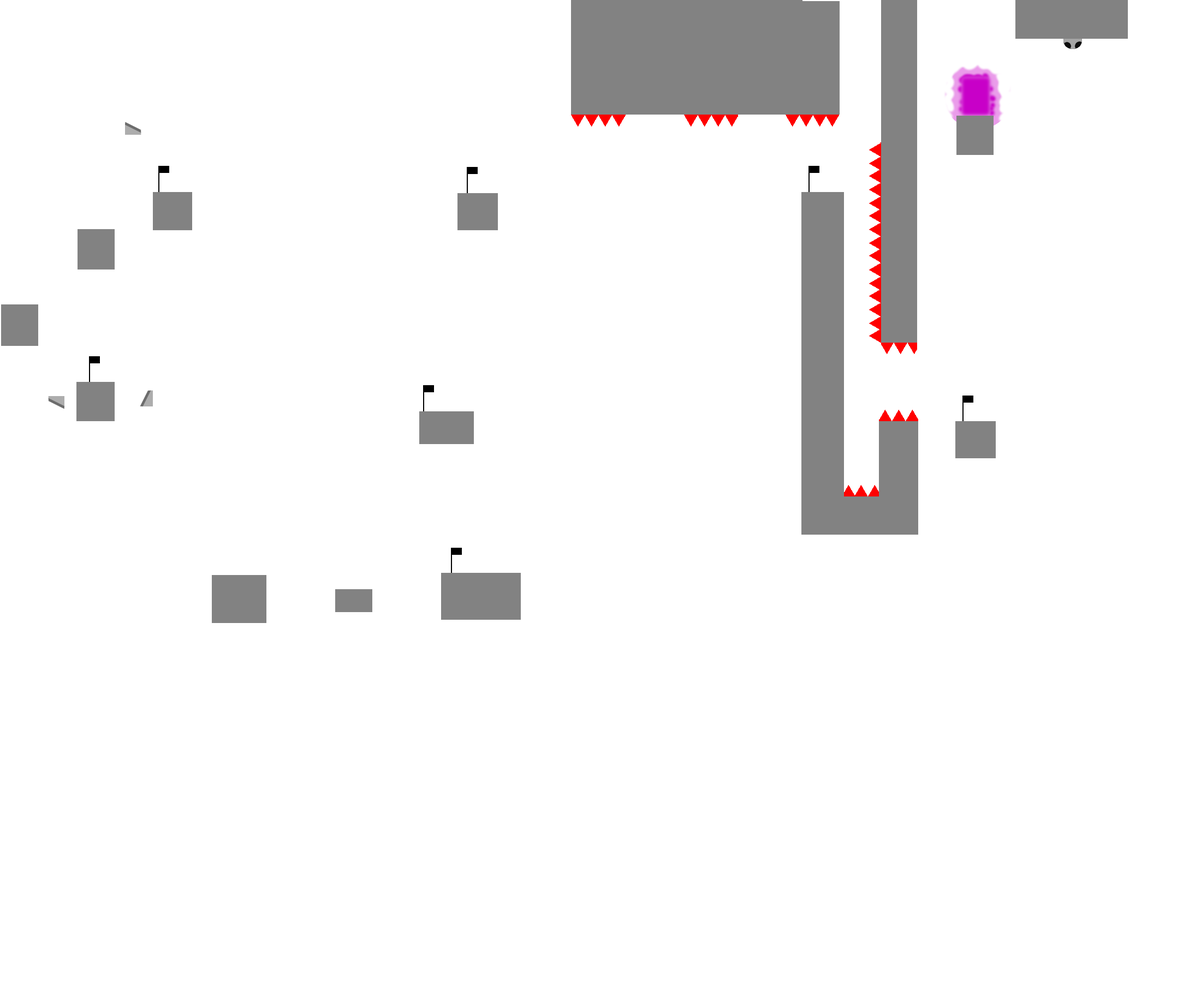
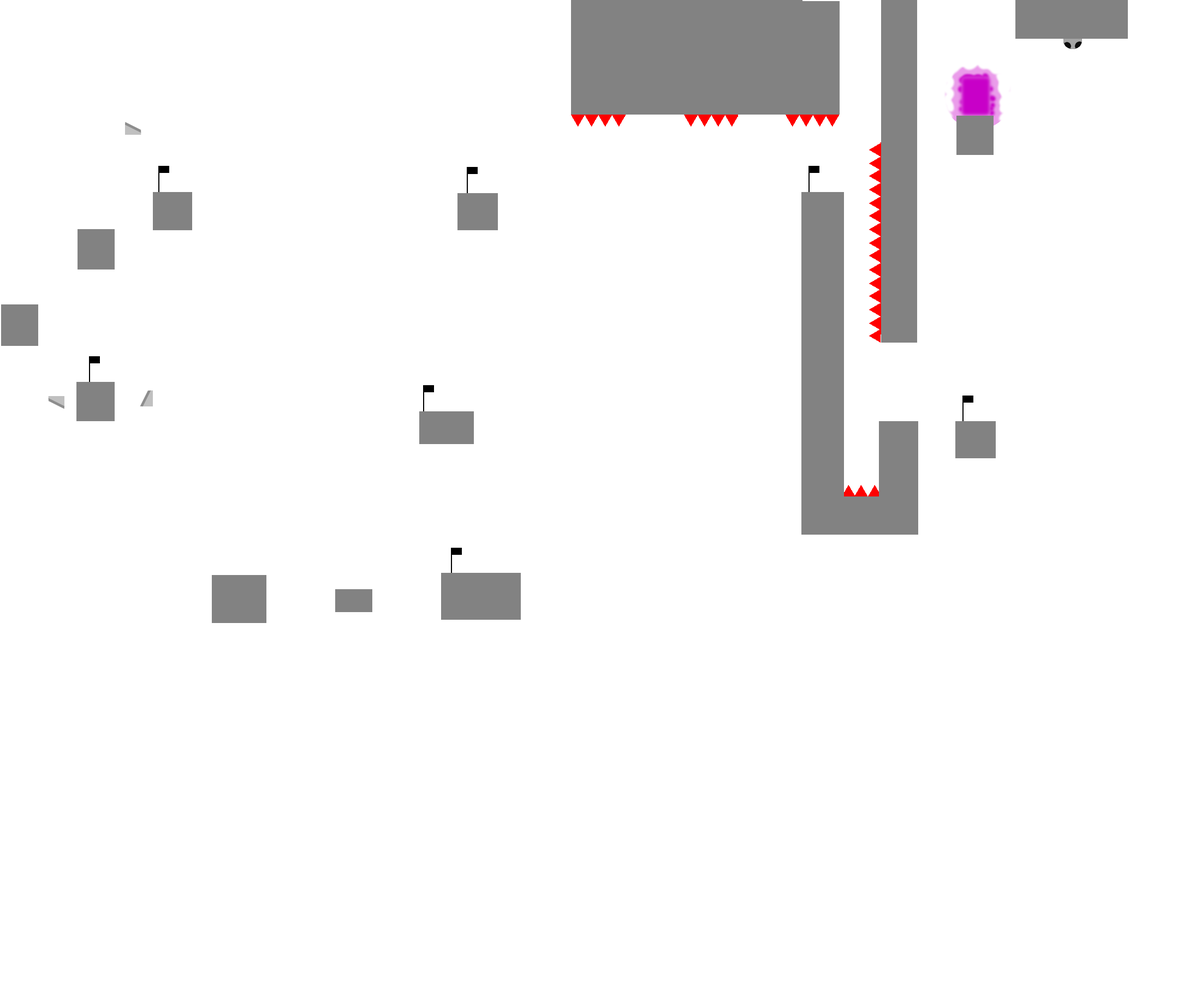
Layered file, before and after one edit (1201 × 982). Changes by layer:
"Pasted Layer": opacity 91% → 70% over [48, 121, 153, 410]
painted on "Spikes" over [878, 334, 918, 422]
